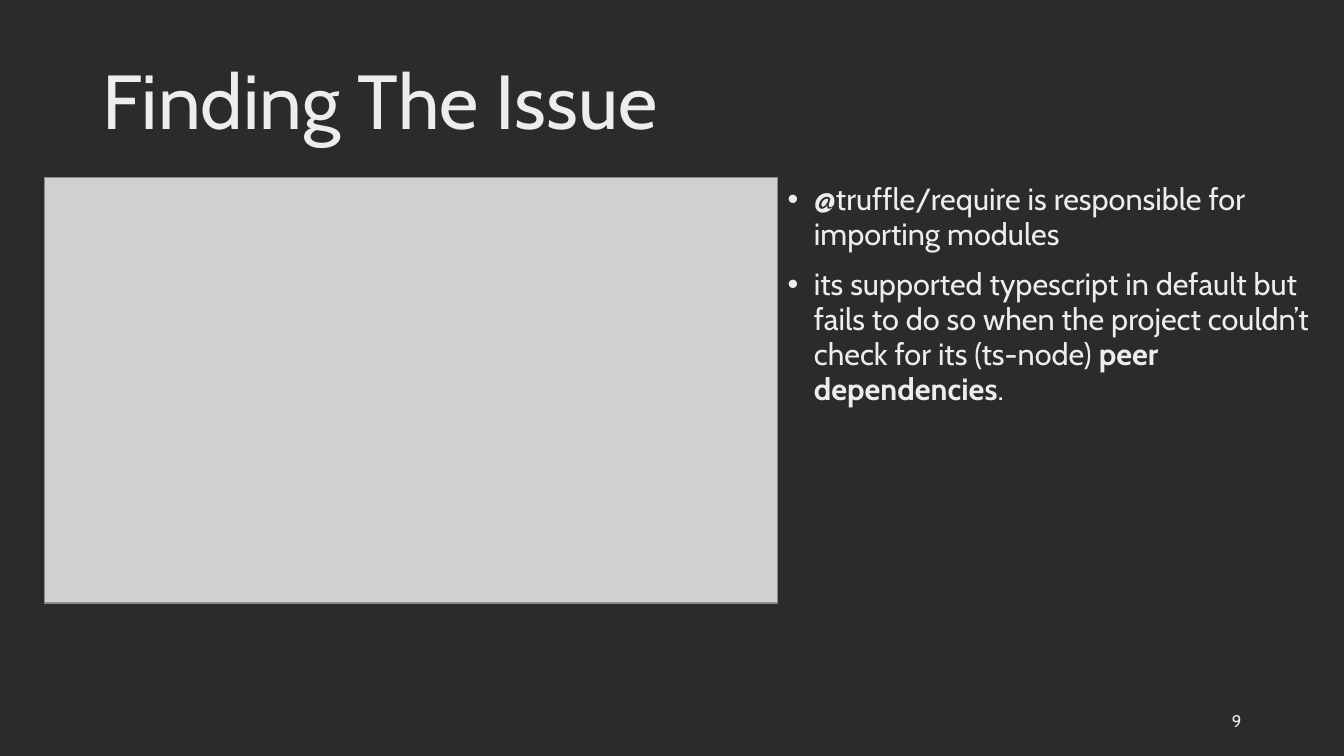
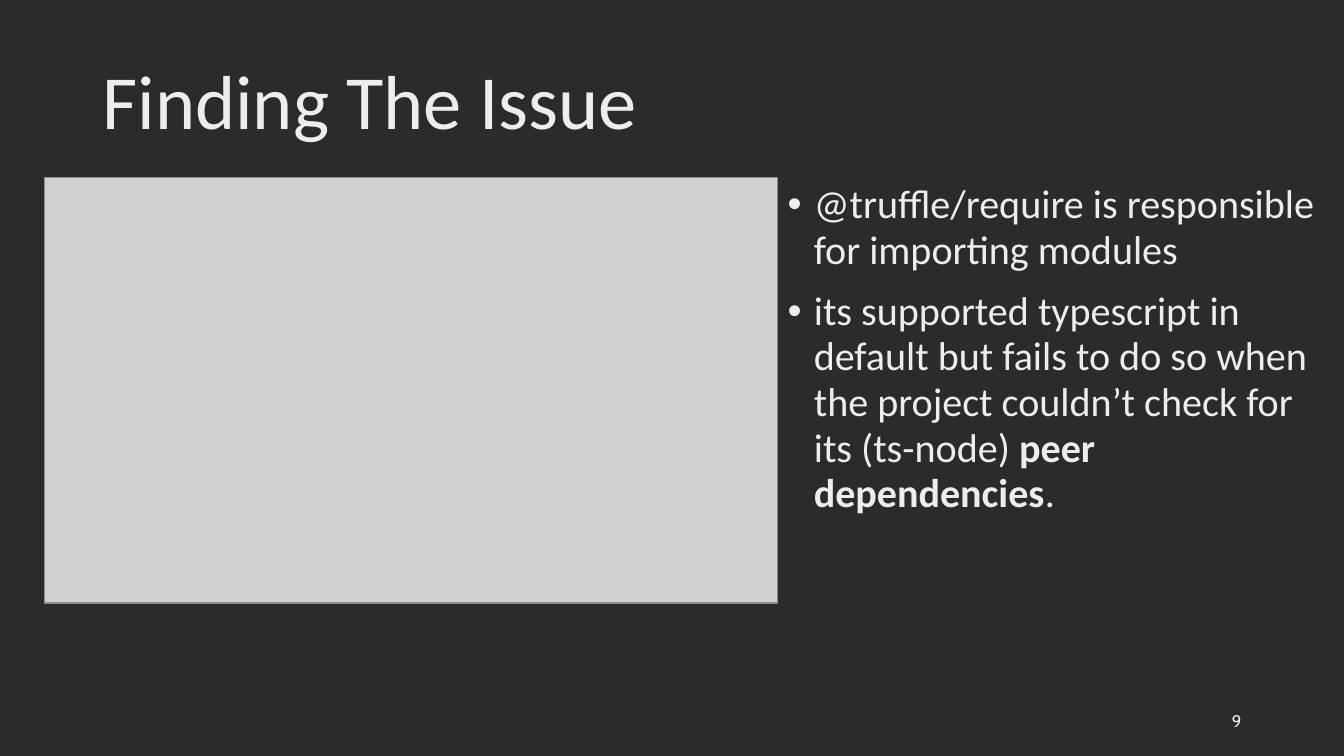
Before and after one commit to saicharan1248/CSE_6324_team_project, a slide deck: slide 9 of Iteration_1/iteration_1.pptx. Drawn at 1344x756 pixels with LibreOffice and Linux fonts; fonts in the diff are those of the drawing; grey boxes stand for pictures; background and template pictures are left out; a plain dark background stands for a picture behind light text. Boxes give left, top, right and bottom in pixels: in the first picture for what was removed or moved away, otherwise in the second. Text is boxed around its words. In the diff, an @@ line names an element or a change of style, - is before the commit and + after.

```diff
--- a/Iteration_1/iteration_1.pptx
+++ b/Iteration_1/iteration_1.pptx
@@ title "Finding The Issue" at (102, 76, 636, 142): font Cabin to Calibri @@
@@ text "@truffle/require is responsible for importing ..." at (814, 190, 1314, 514): size 16.4 to 21.4 pt, font Cabin to Calibri; indent changed @@
```
Also in this commit, not shown: 13 other slides changed.
